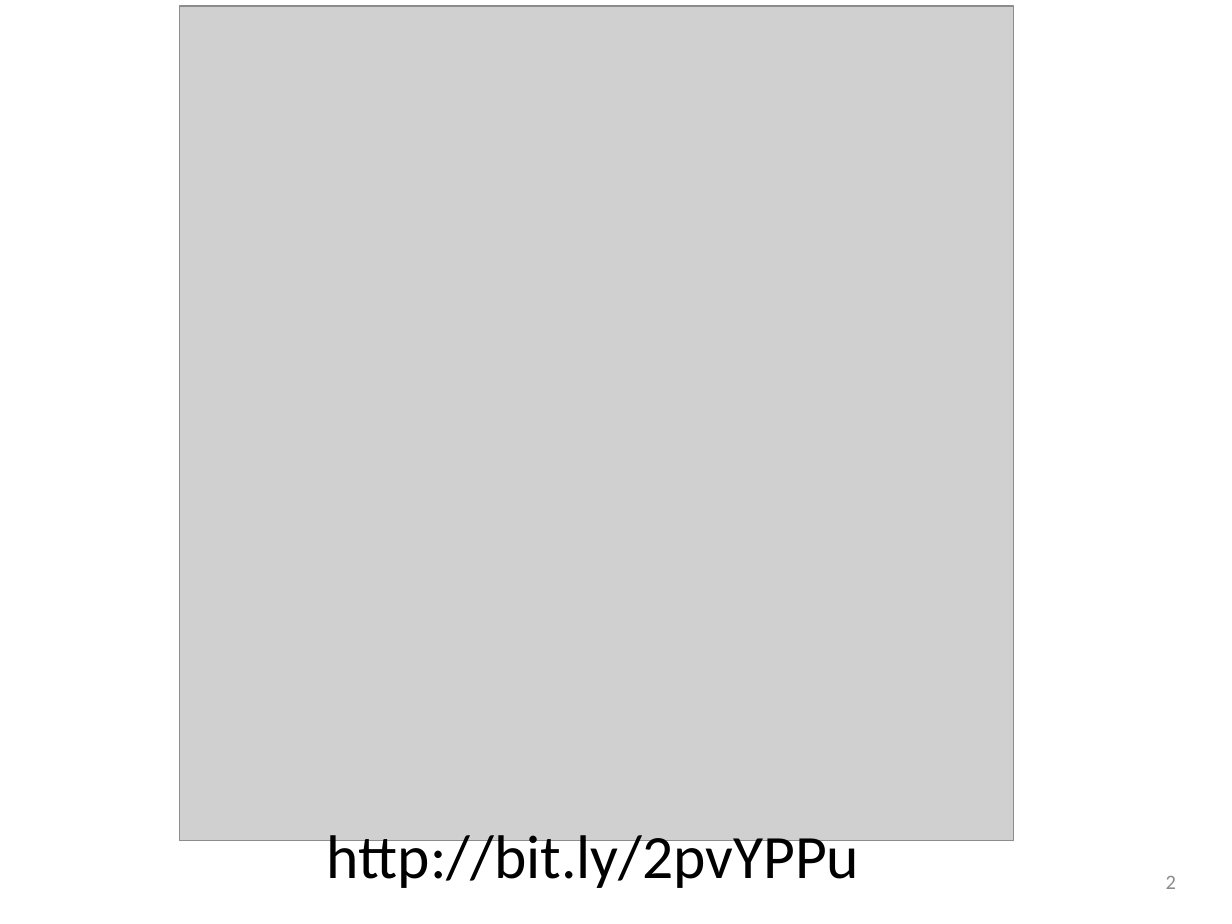
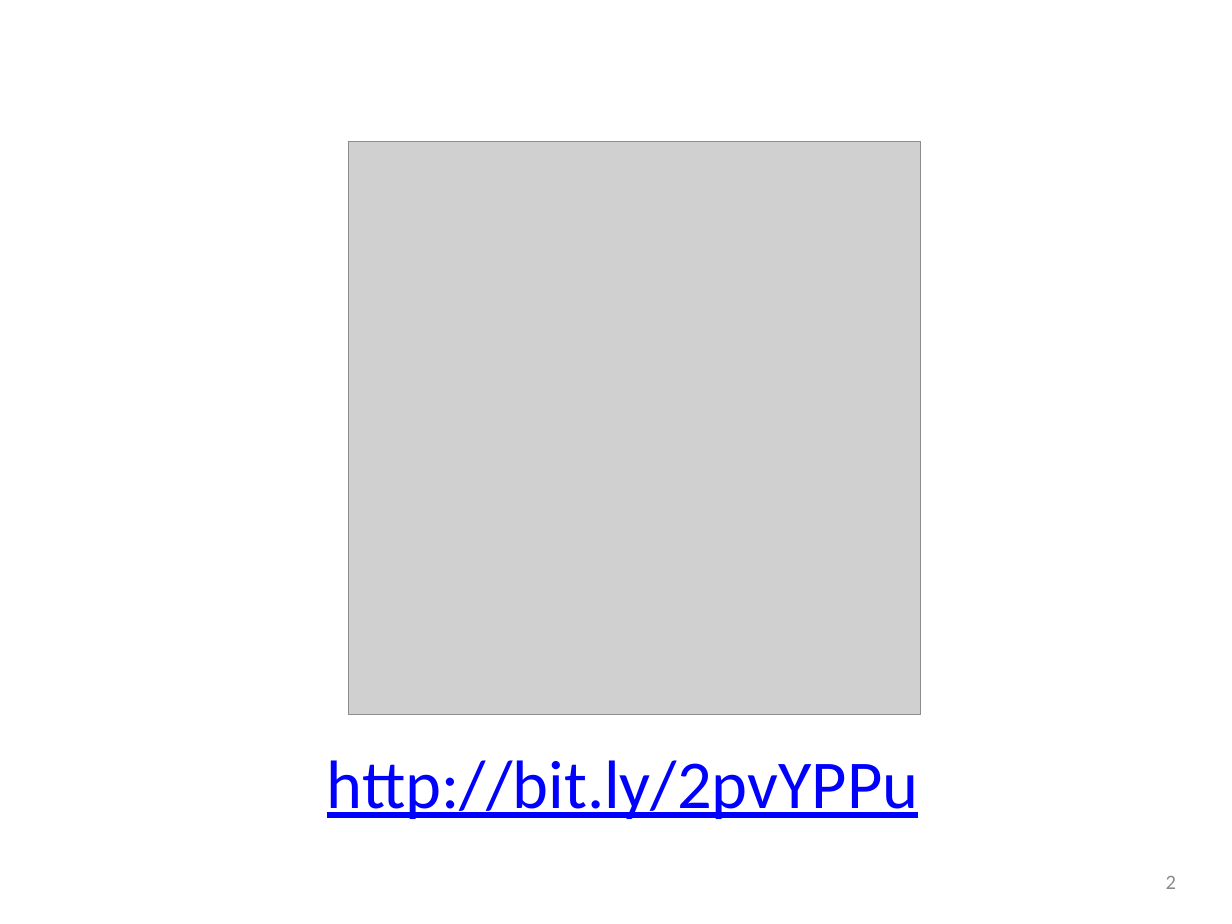
Before and after one commit to gjbex/Fortran-for-programmers, a slide deck: slide 2 of fortran_for_programmers.pptx. Drawn at 1232x924 pixels with LibreOffice and Linux fonts; fonts in the diff are those of the drawing; grey boxes stand for pictures. Boxes give left, top, right and bottom in pixels: in the first picture for what was removed or moved away, otherwise in the second. Text is boxed around its words. In the diff, an @@ line names an element or a change of style, - is before the commit and + after.

Commit message:
Reduce QR code size

```diff
--- a/fortran_for_programmers.pptx
+++ b/fortran_for_programmers.pptx
@@ picture: place and size @@
-picture at <box>180,6,1014,840</box>
+picture at <box>349,142,922,715</box>
@@ text "http://bit.ly/2pvYPPu": place and size @@
-text "http://bit.ly/2pvYPPu" at <box>327,827,859,888</box>
+text "http://bit.ly/2pvYPPu" at <box>327,760,918,819</box>
@@ text "http://bit.ly/2pvYPPu" at <box>327,760,918,819</box>: size 36 to 40 pt, text colour #000000 to #0000FF, underline on @@
```
